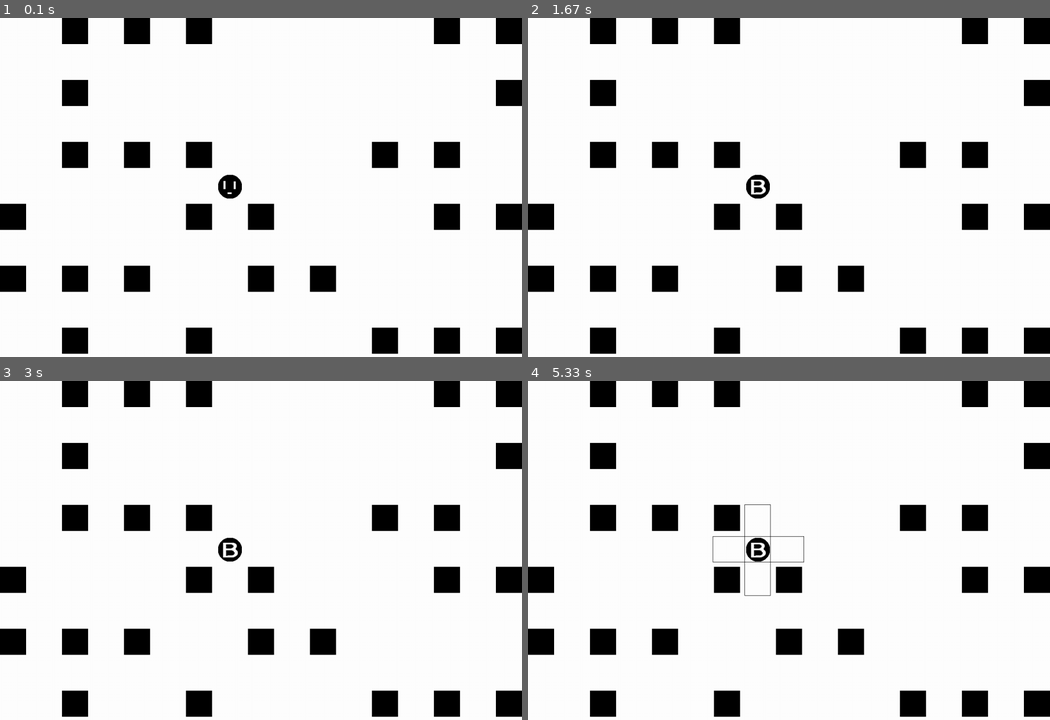
Above: before the commit, frames 1-4 (two rows, left to right).
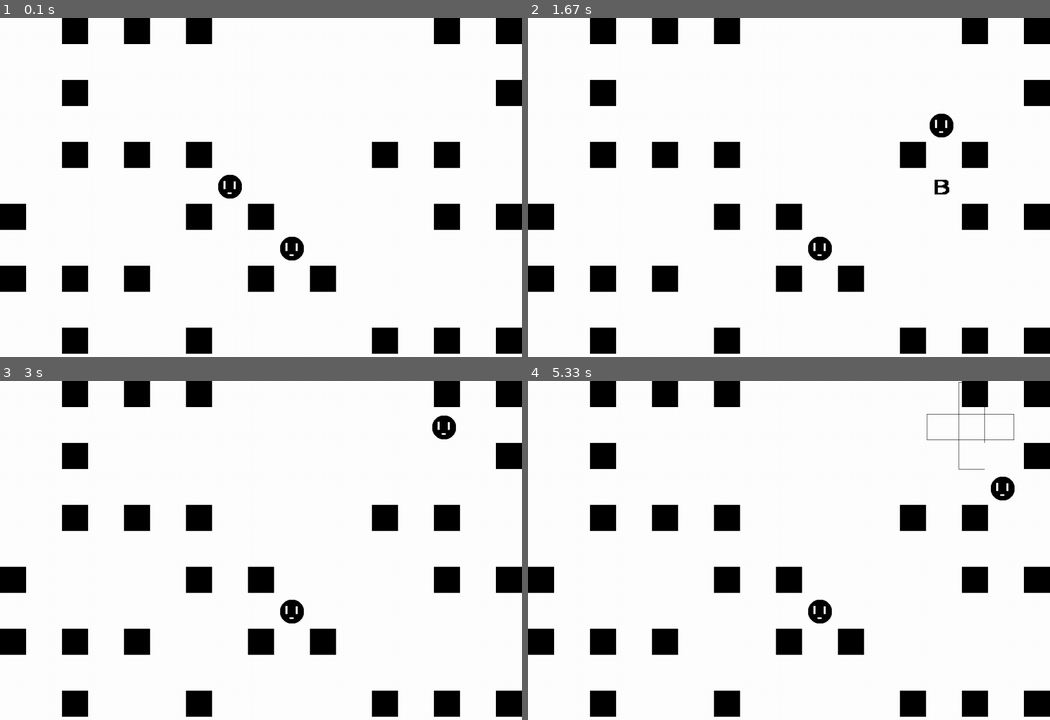
Above: after the commit, the same moments.

Repository: lukyth/PyGame_OOP
Game: pygame game, started from main.py
Two runs of this game, one before a commit and one after it. Both use one fixed random seed, a clock stepped at 60 frames per second and the inputs below. The source is Python 2; it was converted automatically to run under Python 3.
Inputs:
- Up to frame 1 (0.1 s): no input
- Up to frame 2 (1.67 s): hold Space 0.33-0.8 s; hold D 0.33-0.8 s; hold D 0.83-1.3 s; tap Space at 0.9, 1.2, 1.4 s; hold W 1.33-1.63 s
- Up to frame 3 (3 s): hold W 1.67-2.13 s; tap Space at 1.73, 2.03, 2.23, 2.53, 2.73 s; hold D 2.17-2.63 s; hold A from 2.67 s (still down)
- Up to frame 4 (5.33 s): tap Space at 3.03, 3.3, 3.63, 3.93, 4.07, 4.47, 4.77, 5.13 s; release A at 3.2 s; hold S 3.23-3.53 s; hold A 3.57-3.97 s; hold W 4-4.37 s; hold D 4.4-5.03 s; hold S from 5.07 s (still down)

The runs differ from the first frame. In frame 1, 0.3% of the frame differs, in the area x 53-59%, y 64-72%; in frame 2, 0.8%; in frame 3, 0.7%; in frame 4, 1.1%, in the area x 35-94%, y 0-72%.

Commit message:
'multiplayer'

Diff:
--- a/element.py
+++ b/element.py
@@ -6,12 +6,15 @@
 class Player(object):
     player_white=pygame.image.load("Player_.png")
     player_black=pygame.image.load("Player_black.png")
+    which_player = 1
 
     def __init__(self, radius, color, pos):
         (self.x, self.y) = pos
         self.radius = radius
         self.color = color
         self.delay = 1
+        self.this_player = Player.which_player
+        Player.which_player += 1
 
     def player_move_delay(self):
         self.delay -= (0.1)
@@ -20,7 +23,7 @@
     def move_up(self):
             self.y = self.y-75
             self.delay = 1
-            # print self.x,self.y
+            #print self.x,self.y
 
     def move_down(self):
             self.y = self.y+75
@@ -53,8 +56,6 @@
         return self.y
 
 
-
-
     def render(self, surface):
         pos = (int(self.x),int(self.y))
         surface.blit(self.player_white, pos)
@@ -62,63 +63,71 @@
 
 #########################################
 class Bomb(object):
-    bomb_image = pygame.image.load("Bomb.png")
-    isbomb = True
-    more_bomb_delay = 4
-    delay = 7
-    time = 8
+    bomb_image = []
     def __init__(self):
-        self.blast_range = 224
+
+        self.blast_range = 214
         self.blast_position = 94
 
         self.blast_color = pygame.Color('white')
 
-        self.blast_delay = 11
-        self.time = Bomb.time
-        self.check_blast_x_collide = False
-        self.check_blast_y_collide = False
-        self.plant_delay = Bomb.delay
         self.bomb_position = (SimpleGame.Resolution_X+1000,SimpleGame.Resolution_Y+1000)
         (self.x,self.y) = self.bomb_position
+
+        self.time = 8
+        self.isPlant = False
+        self.isBomb = False
+        self.blastTime = 3
+
 
     def check_blast_color(self,color):
         if(color is 0):
             self.blast_color = pygame.Color('black')
+            Bomb.bomb_image = pygame.image.load("bBomb.png")
         elif(color is 1):
             self.blast_color = pygame.Color('white')
+            Bomb.bomb_image = pygame.image.load("Bomb.png")
 
 
     def plant_bomb(self, x, y):
-        if(self.plant_delay <= 0 and Bomb.more_bomb_delay <= 0):
-            self.blast_delay = 11
-            Bomb.more_bomb_delay = 2
-            self.isbomb = False
-            self.time = Bomb.time
-            self.plant_delay = Bomb.delay
-            self.bomb_position = (x+15, y+15)
-            (self.x,self.y) = (x, y)
+        self.bomb_position = (x+15,y+15)
+        self.isPlant = True
+
+
     def bomb_blast(self):
-        if(self.time <= 0):
-            self.isbomb = True
-    def blast_render(self):
-        return 1
+        if(self.isBomb):
+            self.blastTime -= 0.1
+        if(self.blastTime < 0):
+            self.isBomb = False
+            self.isPlant = False
+            self.blastTime = 3
+    i = 0
+    def check_player(self,player):
+        if self.isBomb and ((( self.bomb_position[0]-self.blast_position<= player.x+64 <= self.bomb_position[0]-self.blast_position + self.blast_range) and ( self.bomb_position[1]-16 <= player.y+64 <= self.bomb_position[1]-16 + self.blast_range) )
+            or
+            (( self.bomb_position[0]-16 <= player.x+64 <= self.bomb_position[0]-16 + self.blast_range ) and ( self.bomb_position[1]-self.blast_position <= player.y+64 <= self.bomb_position[1]-self.blast_position + self.blast_range))):
+            Bomb.i += 1
+            print " Player",player.this_player," DIED", Bomb.i," times"
+
 
     def bomb_decay(self):
-        self.time -= (0.1)
-        self.plant_delay -= (0.1)
-        Bomb.more_bomb_delay -= (0.1)
-        self.blast_delay -= (0.1)
+        if(self.isPlant):
+            self.time -= (0.1)
+        if(self.time < 0):
+            self.time = 8
+            self.isBomb = True
 
     def render(self, surface):
-        if(self.isbomb is not True):
-            surface.blit(self.bomb_image, self.bomb_position)
-        if((self.isbomb is True )and (self.blast_delay > 0)):
-            if(self.check_blast_x_collide is False):
-                tempRect = pygame.Rect(self.bomb_position[0]-self.blast_position, self.bomb_position[1]-16, self.blast_range, 64)
-                pygame.draw.rect(surface, self.blast_color, tempRect ,1 )
-            if(self.check_blast_y_collide is False):
-                tempRect2 = pygame.Rect(self.bomb_position[0]-16, self.bomb_position[1]-self.blast_position, 64, self.blast_range)
-                pygame.draw.rect(surface, self.blast_color, tempRect2 ,1 )
+            if(self.isPlant and not self.isBomb):
+                surface.blit(self.bomb_image, self.bomb_position)
+            if(self.isBomb):
+
+                    tempRect = pygame.Rect(self.bomb_position[0]-self.blast_position, self.bomb_position[1]-16, self.blast_range, 64)
+                    pygame.draw.rect(surface, self.blast_color, tempRect ,1 )
+
+                    tempRect2 = pygame.Rect(self.bomb_position[0]-16, self.bomb_position[1]-self.blast_position, 64, self.blast_range)
+                    pygame.draw.rect(surface, self.blast_color, tempRect2 ,1 )
+
 
 #########################################
 class Wall(object):
--- a/main.py
+++ b/main.py
@@ -10,7 +10,9 @@
     WHITE = pygame.Color('white')
     GREEN = pygame.Color('green')
     bomb_number = 3
+    player_number = 2
     blast_color_check = 0
+    player_default_pos = (532,382)
     def __init__(self):
         color_random = randint(0,1)
         if(color_random is 0):
@@ -20,14 +22,24 @@
             MainGame.blast_color_check = 1
             super(MainGame, self).__init__('MainGame', MainGame.BLACK)
 
-        self.player= Player(radius=30,
+        self.player = []
+        for i in range(0,self.player_number,1):
+            self.player.append(Player(radius=30,
                          color=MainGame.WHITE,
-                         pos=(532,
-                              382))
+                         pos=self.player_default_pos))
+            self.player_default_pos = (532+152,382+152)
+
         self.bomb = []
         for i in range(0,self.bomb_number,1):
             self.bomb.append(i)
             self.bomb[i] = Bomb()
+
+
+        self.bomb2 = []
+        for i in range(0,self.bomb_number,1):
+            self.bomb2.append(i)
+            self.bomb2[i] = Bomb()
+
 
         self.world_map = []
         for i in range(0,20,1):
@@ -50,6 +62,11 @@
                     wall_x = 0
                     wall_y += 152
 
+    def pbomb(self):
+        print self.bomb[0].send_blast_status()
+        print self.bomb[1].send_blast_status()
+        print self.bomb[2].send_blast_status()
+
 
 
 
@@ -62,71 +79,114 @@
             print "terminate by user...."
             self.terminate()
 
-        self.player.check_offscreen()
-        self.player.player_move_delay()
-
-        if self.player.delay <= 0:
+        self.player[0].check_offscreen()
+        self.player[0].player_move_delay()
+
+        if self.player[0].delay <= 0:
+            if self.is_key_pressed(K_w):
+                collide = False
+                for i in range(0,20,2):
+                    for j in range(0,14,2):
+                        if ( self.world_map[i][j].collision(self.player[0].x,self.player[0].y,0,-75) ):
+                            collide = True
+                if not collide:
+                    self.player[0].move_up()
+
+            elif self.is_key_pressed(K_s):
+                collide = False
+                for i in range(0,20,2):
+                    for j in range(0,14,2):
+                        if ( self.world_map[i][j].collision(self.player[0].x,self.player[0].y,0,+75) ):
+                            collide = True
+                if not collide:
+                    self.player[0].move_down()
+
+            elif self.is_key_pressed(K_a):
+                collide = False
+                for i in range(0,20,2):
+                    for j in range(0,14,2):
+                        if ( self.world_map[i][j].collision(self.player[0].x,self.player[0].y,-75,0) ):
+                            collide = True
+                if not collide:
+                    self.player[0].move_left()
+            elif self.is_key_pressed(K_d):
+                collide = False
+                for i in range(0,20,2):
+                    for j in range(0,14,2):
+                        if ( self.world_map[i][j].collision(self.player[0].x,self.player[0].y,+75,0) ):
+                            collide = True
+                if not collide:
+                    self.player[0].move_right() #movement
+
+                self.player[0].check_offscreen()
+
+        self.player[1].check_offscreen()
+        self.player[1].player_move_delay()
+
+        if self.player[1].delay <= 0:
             if self.is_key_pressed(K_UP):
                 collide = False
                 for i in range(0,20,2):
                     for j in range(0,14,2):
-                        if ( self.world_map[i][j].collision(self.player.x,self.player.y,0,-75) ):
-                            collide = True
-                if not collide:
-                    self.player.move_up()
+                        if ( self.world_map[i][j].collision(self.player[1].x,self.player[1].y,0,-75) ):
+                            collide = True
+                if not collide:
+                    self.player[1].move_up()
 
             elif self.is_key_pressed(K_DOWN):
                 collide = False
                 for i in range(0,20,2):
                     for j in range(0,14,2):
-                        if ( self.world_map[i][j].collision(self.player.x,self.player.y,0,+75) ):
-                            collide = True
-                if not collide:
-                    self.player.move_down()
+                        if ( self.world_map[i][j].collision(self.player[1].x,self.player[1].y,0,+75) ):
+                            collide = True
+                if not collide:
+                    self.player[1].move_down()
 
             elif self.is_key_pressed(K_LEFT):
                 collide = False
                 for i in range(0,20,2):
                     for j in range(0,14,2):
-                        if ( self.world_map[i][j].collision(self.player.x,self.player.y,-75,0) ):
-                            collide = True
-                if not collide:
-                    self.player.move_left()
+                        if ( self.world_map[i][j].collision(self.player[1].x,self.player[1].y,-75,0) ):
+                            collide = True
+                if not collide:
+                    self.player[1].move_left()
             elif self.is_key_pressed(K_RIGHT):
                 collide = False
                 for i in range(0,20,2):
                     for j in range(0,14,2):
-                        if ( self.world_map[i][j].collision(self.player.x,self.player.y,+75,0) ):
-                            collide = True
-                if not collide:
-                    self.player.move_right() #movement
-
-
-
-        for k in range(0,self.bomb_number,1):
+                        if ( self.world_map[i][j].collision(self.player[1].x,self.player[1].y,+75,0) ):
+                            collide = True
+                if not collide:
+                    self.player[1].move_right() #movement
+
+        for k in range(0,self.bomb_number,1): #bombloop
 
             self.bomb[k].check_blast_color(MainGame.blast_color_check)
 
-            if (self.is_key_pressed(K_SPACE) and (self.bomb[k].isbomb is True)):
-                self.bomb[k].plant_bomb(self.player.get_x(), self.player.get_y())
-            check = 0
-            for i in range(0,20,2):
-                for j in range(0,14,2):
-                    if ( self.world_map[i][j].collision(self.bomb[k].x,self.bomb[k].y,+75,0) ):
-                        check = 1
-                        self.bomb[k].check_blast_x_collide = True
-                    if check is 0:
-                        self.bomb[k].check_blast_x_collide = False
-                    if ( self.world_map[i][j].collision(self.bomb[k].x,self.bomb[k].y,0,-75) ):
-                        check = 1
-                        self.bomb[k].check_blast_y_collide = True
-                    if check is 0:
-                        self.bomb[k].check_blast_y_collide = False
+            if (self.is_key_pressed(K_SPACE) and not self.bomb[k].isPlant ) :
+                self.bomb[k].plant_bomb(self.player[0].get_x(), self.player[0].get_y())
+
             self.bomb[k].bomb_decay()
             self.bomb[k].bomb_blast()
+            for i in range(0,self.player_number,1):
+                self.bomb[k].check_player(self.player[i])
+
+        for k in range(0,self.bomb_number,1): #bombloop
+
+            self.bomb[k].check_blast_color(MainGame.blast_color_check)
+
+            if (self.is_key_pressed(K_RCTRL) and not self.bomb[k].isPlant ) :
+                self.bomb[k].plant_bomb(self.player[1].get_x(), self.player[1].get_y())
+
+            self.bomb[k].bomb_decay()
+            self.bomb[k].bomb_blast()
+            for i in range(0,self.player_number,1):
+                self.bomb[k].check_player(self.player[i])
+
 
     def render(self, surface):
-        self.player.render(surface)
+        for i in range(0,self.player_number,1):
+            self.player[i].render(surface)
         for x in range(0,self.bomb_number,1):
             self.bomb[x].render(surface)
         for i in range(0,20,2):
Binary file added: bBomb.png
Not shown, changed: element.pyc
